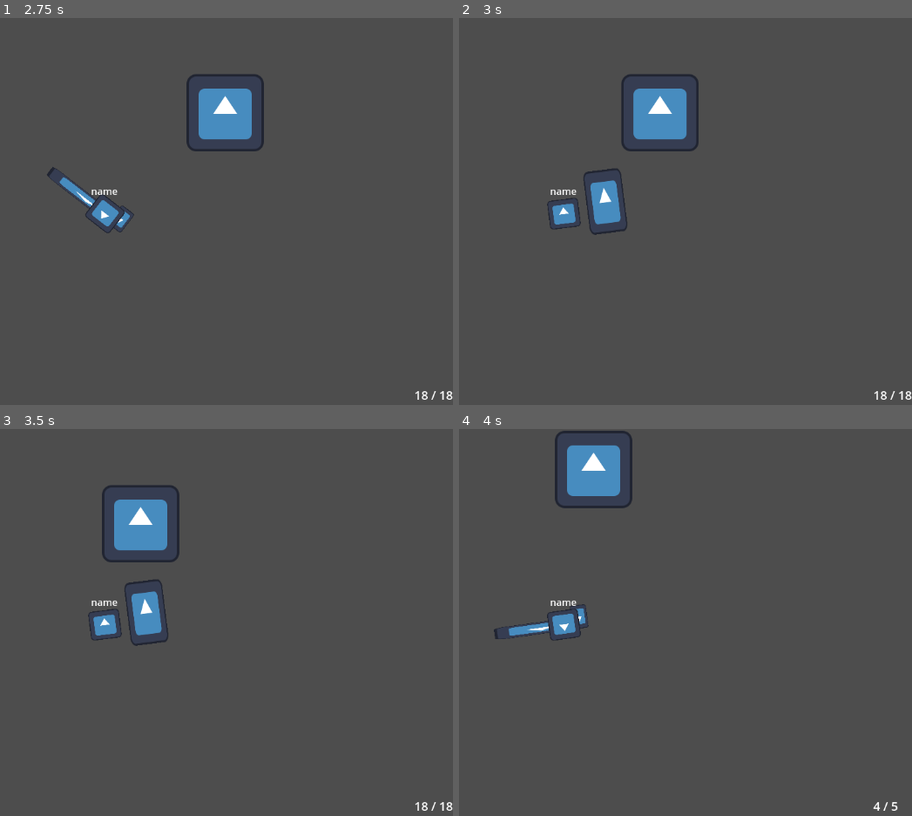
Above: before the commit, frames 1-4 (two rows, left to right).
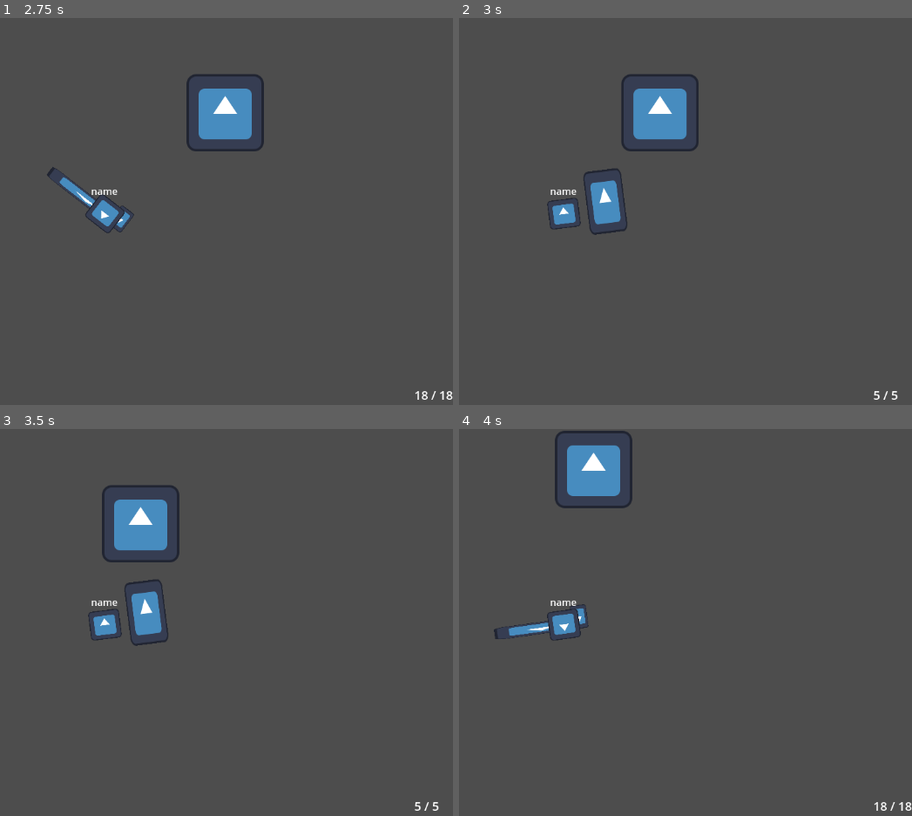
Above: after the commit, the same moments.

Repository: filipjaruska/mtds
Game: Godot game, scene res://nodes/menu/main.tscn
Same seed, same stepped clock (60 frames per second), same inputs: the game is played once before the commit and once after it. The engine's default icon, where the game draws it, is replaced by a stand-in: a white triangle on a blue panel in a dark square.
Inputs (mouse positions are in pixels of both pictures, inside the frame that each line leads up to):
- Up to frame 1 (2.75 s): click "Start" at 0.5 s; click "Host" at 1.25 s; click "Start" at 2 s
- Up to frame 2 (3 s): tap Enter at 2.75 s; move the mouse to (717, 196) at 2.77 s; hold Right (ui_right) from 2.78 s (still down); tap Q (switch_weapon) at 2.85 s
- Up to frame 3 (3.5 s): keep holding Right (ui_right)
- Up to frame 4 (4 s): move the mouse to (outside the picture) at 3.52 s; release Right (ui_right) at 3.53 s; hold Down (ui_down) from 3.53 s (still down); click (outside the picture) at 3.6 s; tap Q (switch_weapon) at 3.8 s

Frame 1 is identical in both runs. In frame 2, 0.1% of the frame differs, in the area x 91-100%, y 96-99%; in frame 3, 0.1%; in frame 4, 0.1%.

Commit message:
fix UI for multiplayer

Diff:
--- a/scripts/player.gd
+++ b/scripts/player.gd
@@ -3,7 +3,6 @@
 @export var speed: float = 200.0
 var sync_position = Vector2(0, 0) # Alternative way to synchronize movement, not currently used
 @onready var weapon_manager = $Node2D/WeaponManager
-@onready var moew = $"../../Camera2D/UI"
 
 func _ready():
 	$MultiplayerSynchronizer.set_multiplayer_authority(str(name).to_int())
@@ -11,6 +10,7 @@
 		$Camera2D.enabled = true
 	else:
 		$Camera2D.enabled = false
+		$Camera2D/UI/Ammo.visible = false
 
 func _process(delta):
 	if $MultiplayerSynchronizer.get_multiplayer_authority() != multiplayer.get_unique_id():
--- a/scripts/weapons/weapon_manager.gd
+++ b/scripts/weapons/weapon_manager.gd
@@ -60,6 +60,7 @@
 
 		if Input.is_action_just_pressed("switch_weapon"):
 			switch_weapon()
+			update_hud()
 
 func _on_switch_cooldown_timer_timeout():
 	can_switch = true
